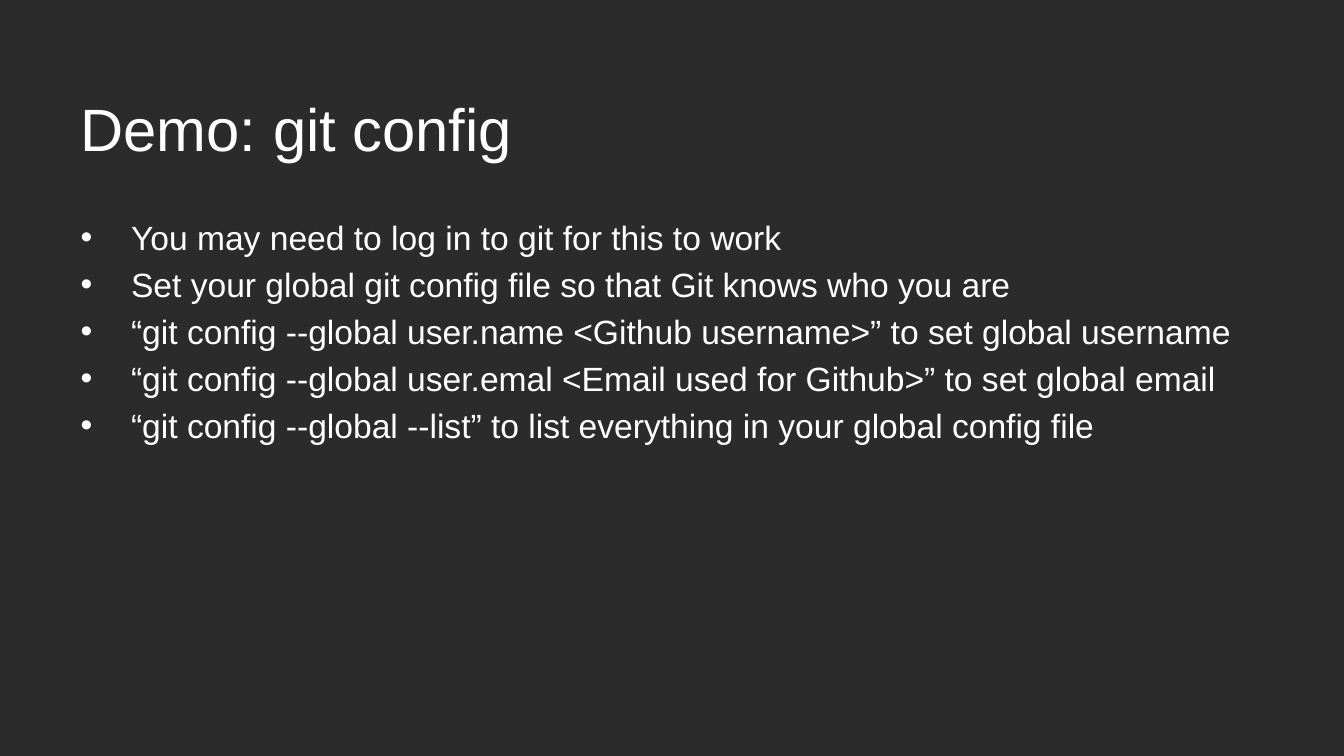
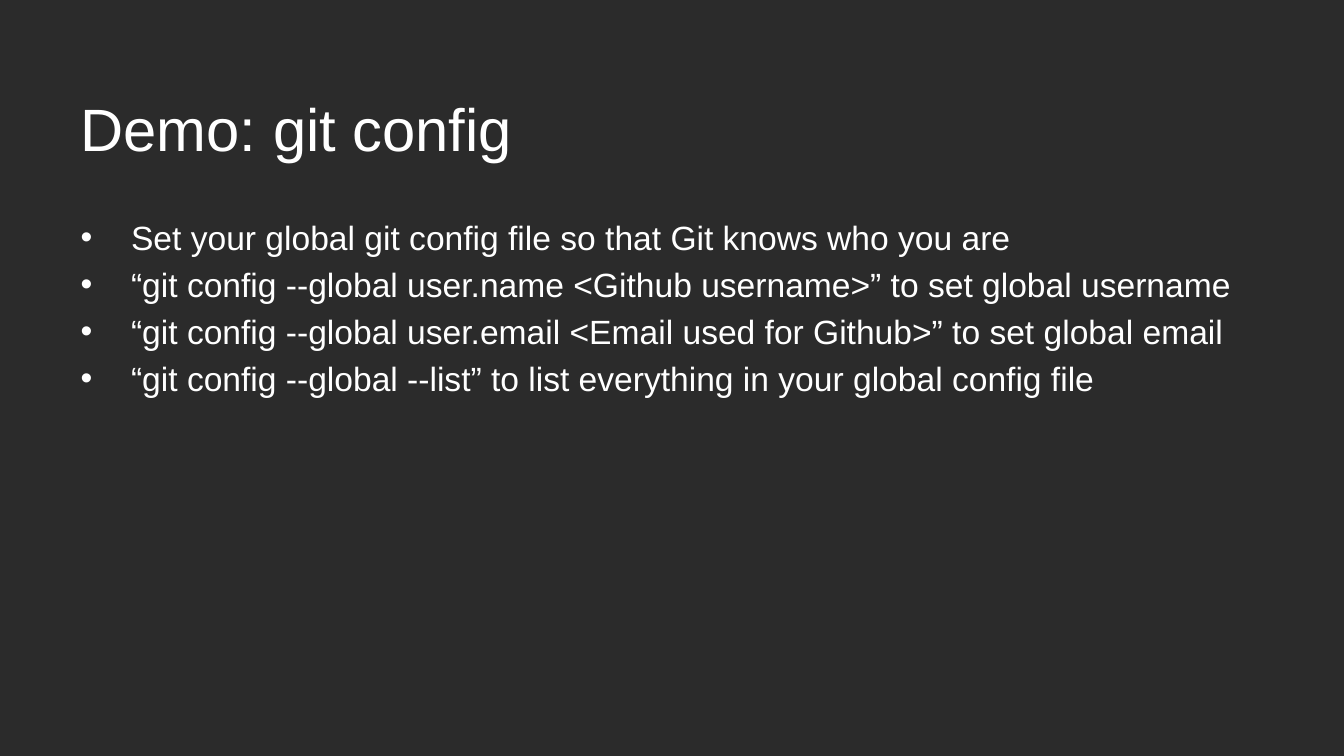
Before and after one commit to ece312-zhao/ece312-zhao.github.io, a slide deck: slide 5 of files/5_Github.pptx. Drawn at 1344x756 pixels with LibreOffice and Linux fonts; fonts in the diff are those of the drawing; background and template pictures are left out; a plain dark background stands for a picture behind light text. Boxes give left, top, right and bottom in pixels: in the first picture for what was removed or moved away, otherwise in the second. Text is boxed around its words. In the diff, an @@ line names an element or a change of style, - is before the commit and + after.

```diff
--- a/files/5_Github.pptx
+++ b/files/5_Github.pptx
@@ text at (131, 225, 781, 256): paragraph removed @@
-• You may need to log in to git for this to work
@@ text at (131, 319, 1223, 350): text changed @@
-• “git config --global user.emal <Email used for Github>” to set global email
+• “git config --global user.email <Email used for Github>” to set global email
```
Also in this commit, not shown: 1 other slide changed, 1 other file.
